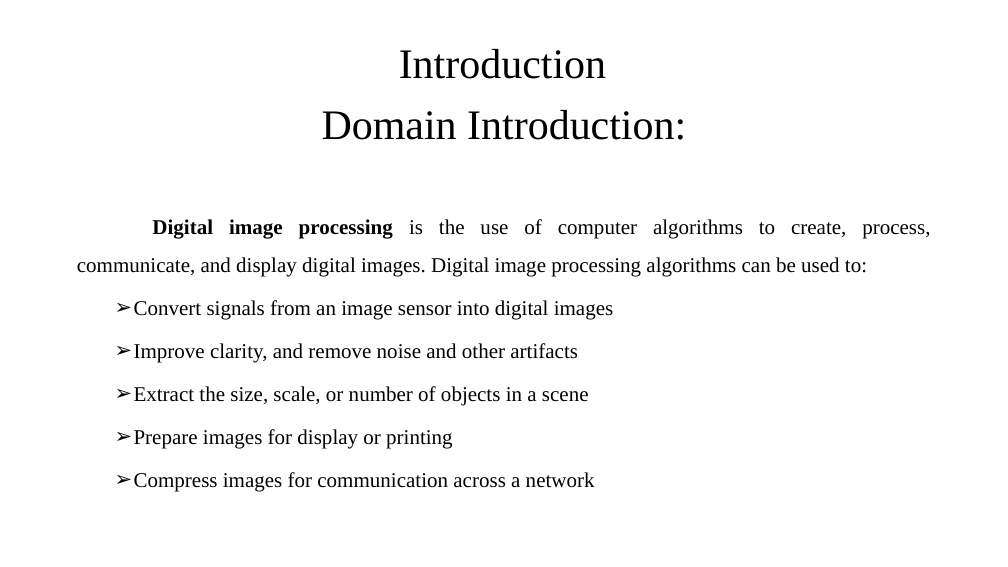
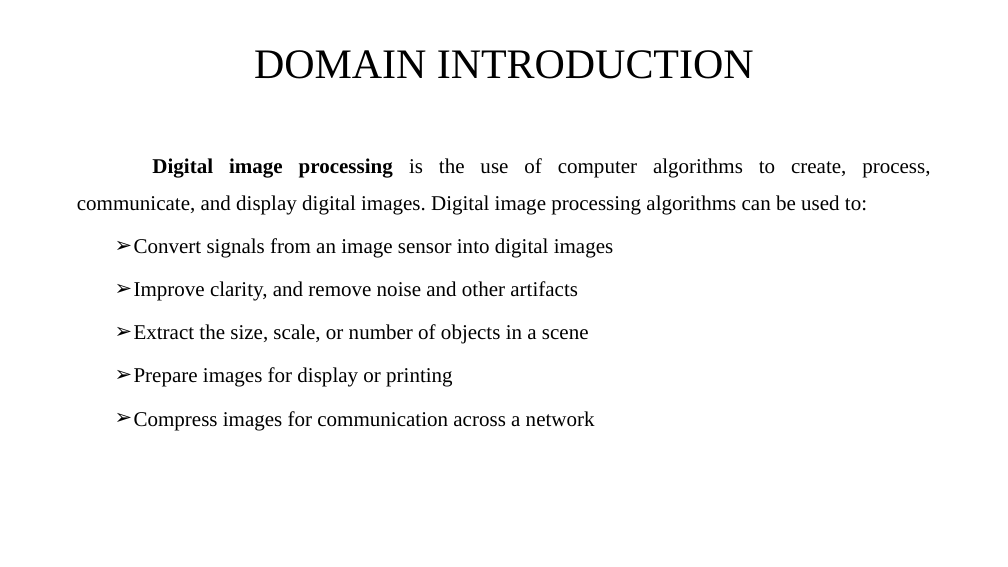
Before and after one commit to DhanalakshmiKandasamy/cfiles, a slide deck: slide 5 of PROJ8376.pptx. Drawn at 1008x567 pixels with LibreOffice and Linux fonts; fonts in the diff are those of the drawing. Boxes give left, top, right and bottom in pixels: in the first picture for what was removed or moved away, otherwise in the second. Text is boxed around its words. In the diff, an @@ line names an element or a change of style, - is before the commit and + after.

```diff
--- a/PROJ8376.pptx
+++ b/PROJ8376.pptx
@@ title at [254,50,754,79]: text changed @@
-Introduction
+DOMAIN INTRODUCTION
@@ text at [322,110,686,140]: paragraph removed @@
-Domain Introduction:
@@ text "Digital image processing is the ...": place and size @@
-text "Digital image processing is the ..." at [77,110,930,492]
+text "Digital image processing is the ..." at [77,158,930,430]
```
Also in this commit, not shown: 31 other slides changed, 2 slides added, 2 slides removed, 5 other files.
